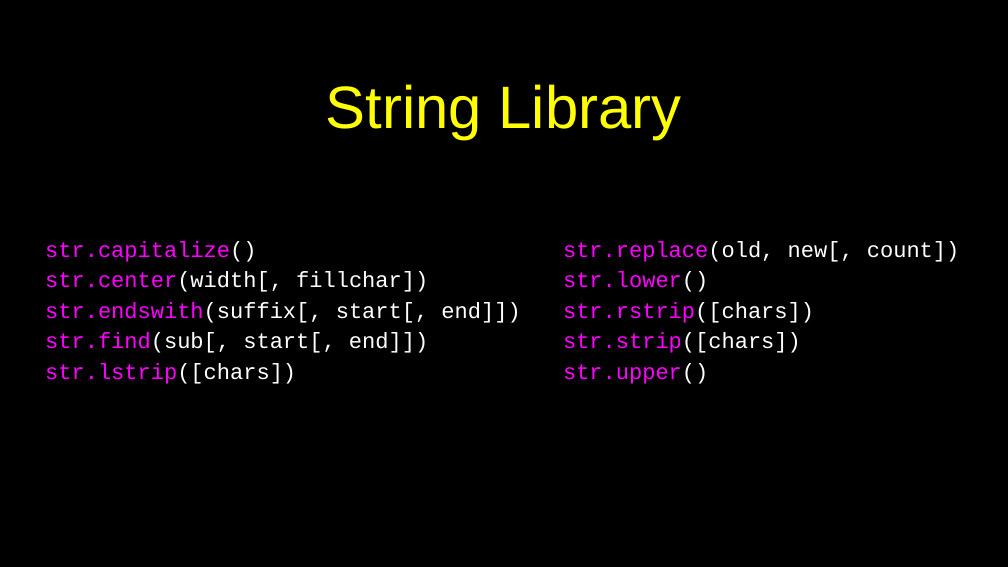
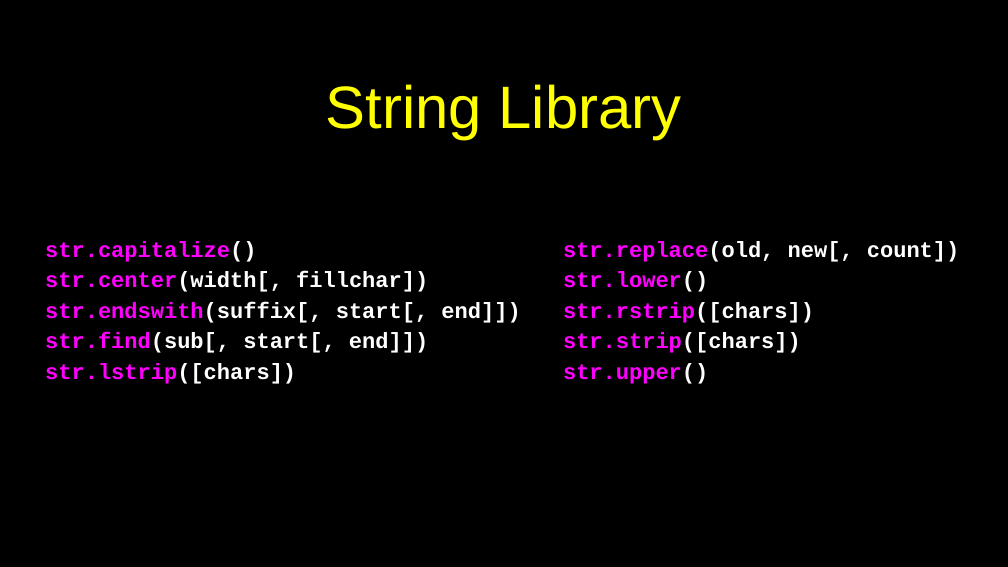
Before and after one commit to csev/py4e, a slide deck: slide 23 of lectures3/Pythonlearn-06-Strings.pptx. Drawn at 1008x567 pixels with LibreOffice and Linux fonts; fonts in the diff are those of the drawing. Boxes give left, top, right and bottom in pixels: in the first picture for what was removed or moved away, otherwise in the second. Text is boxed around its words. In the diff, an @@ line names an element or a change of style, - is before the commit and + after.

```diff
--- a/lectures3/Pythonlearn-06-Strings.pptx
+++ b/lectures3/Pythonlearn-06-Strings.pptx
@@ text "str.capitalize()" at box(45, 241, 520, 384): bold on @@
@@ text "str.replace(old, new[, count])" at box(563, 241, 959, 384): bold on @@
```
Also in this commit, not shown: 26 other slides changed, 4 other files.
